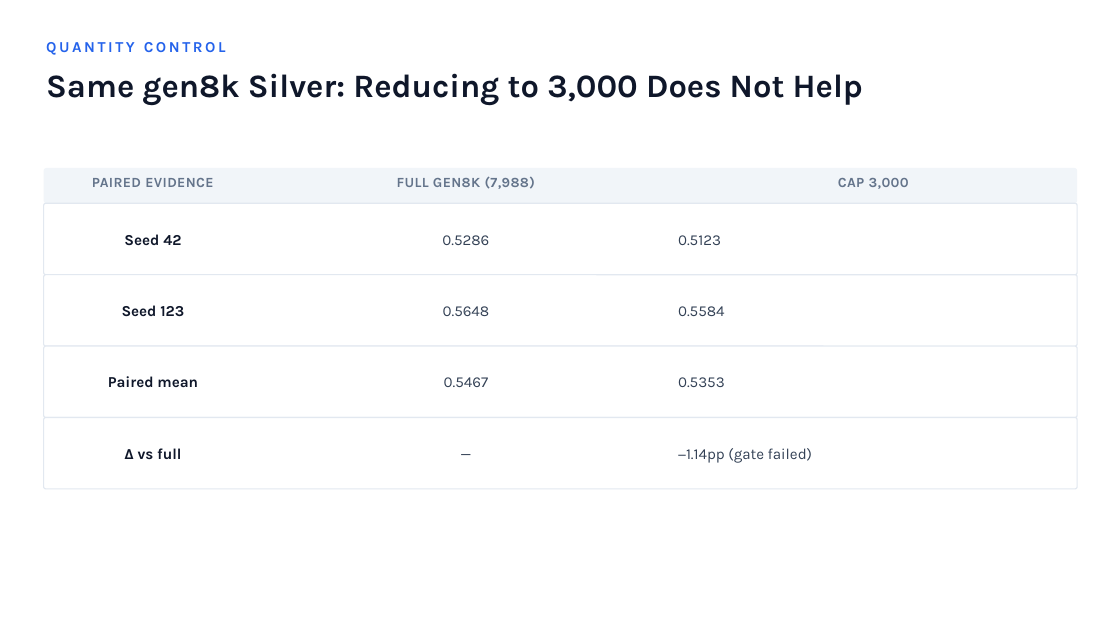
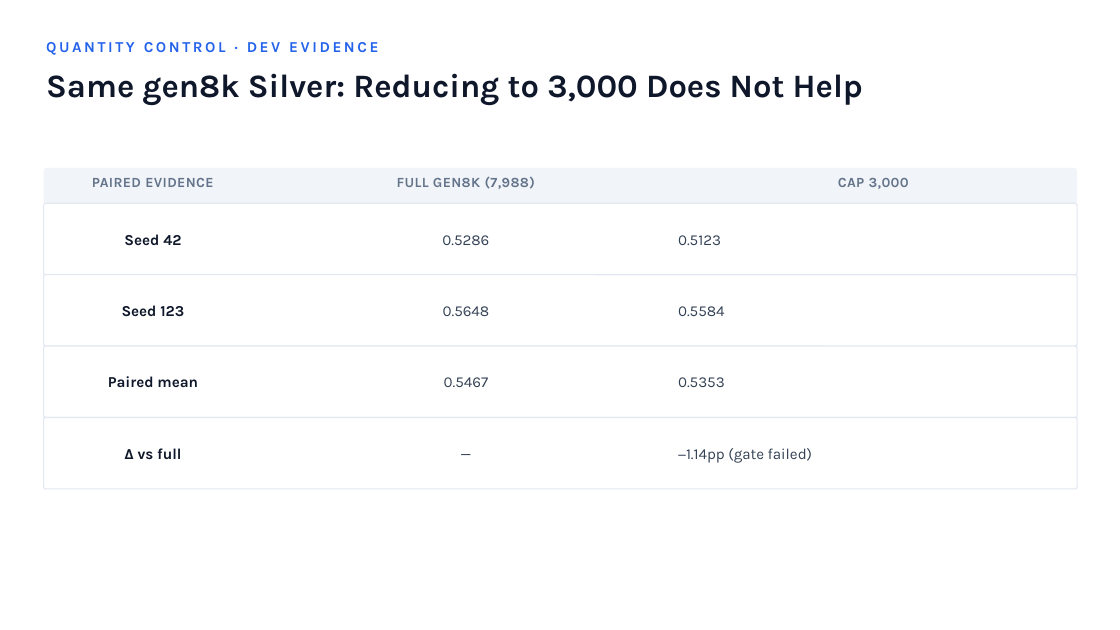
Before and after one commit to magnum-qin/ABSA-QUAD, a slide deck: slide 4 of docs/KD_ablation_final_20260713.pptx. Drawn at 1120x630 pixels with LibreOffice and Linux fonts; fonts in the diff are those of the drawing. Boxes give left, top, right and bottom in pixels: in the first picture for what was removed or moved away, otherwise in the second. Text is boxed around its words. In the diff, an @@ line names an element or a change of style, - is before the commit and + after.

Commit message:
Align conclusions with locked TALLIP evidence

```diff
--- a/docs/KD_ablation_final_20260713.pptx
+++ b/docs/KD_ablation_final_20260713.pptx
@@ text at (x1=46, y1=42, x2=378, y2=55): text changed @@
-QUANTITY CONTROL
+QUANTITY CONTROL · DEV EVIDENCE
```
Also in this commit, not shown: 3 other slides changed, 1 slide added, 1 slide removed, 24 other files.
